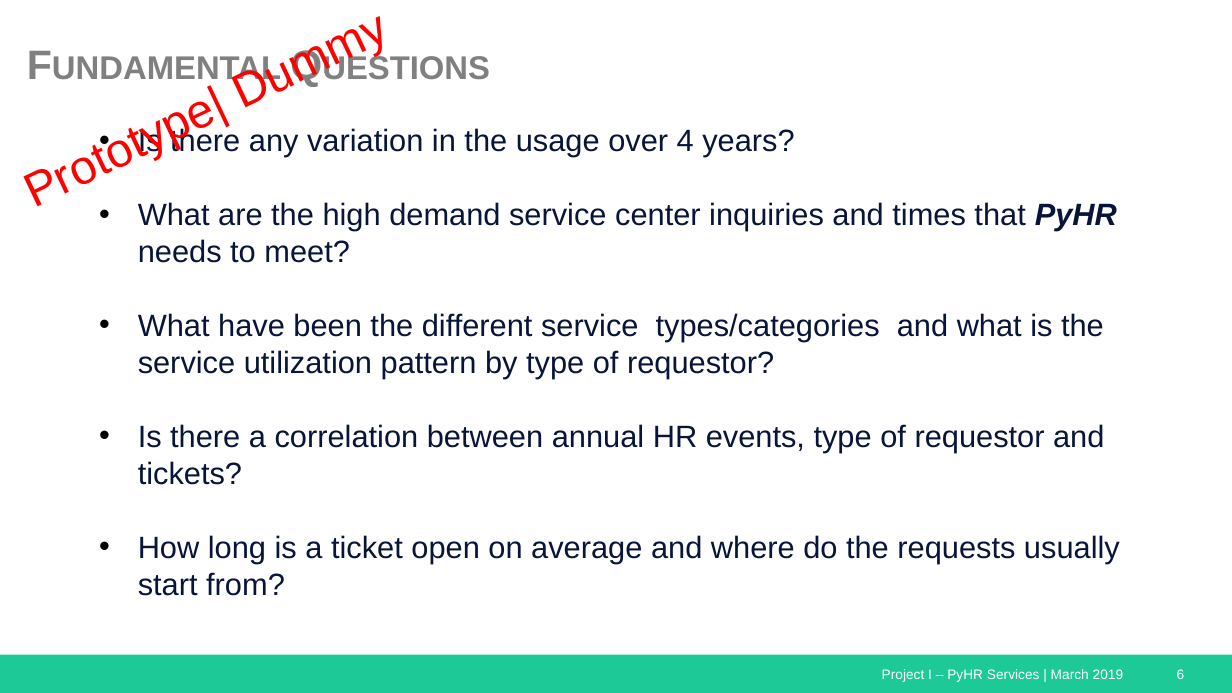
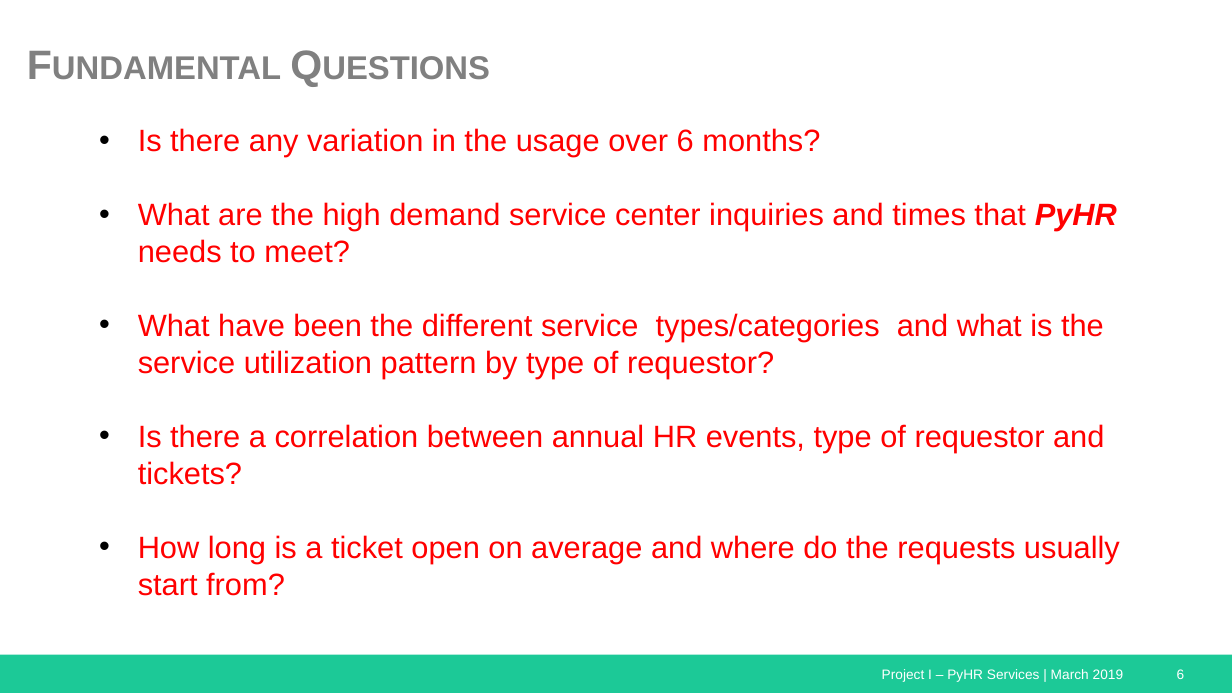
Before and after one commit to jvbonini/Project-I, a slide deck: slide 6 of Presentation/2_HRServices_Presentation_v3.pptx. Drawn at 1232x693 pixels with LibreOffice and Linux fonts; fonts in the diff are those of the drawing. Boxes give left, top, right and bottom in pixels: in the first picture for what was removed or moved away, otherwise in the second. Text is boxed around its words. In the diff, an @@ line names an element or a change of style, - is before the commit and + after.

```diff
--- a/Presentation/2_HRServices_Presentation_v3.pptx
+++ b/Presentation/2_HRServices_Presentation_v3.pptx
@@ text removed at <box>0,0,467,229</box> @@
-Prototype| Dummy
@@ text at <box>138,128,820,157</box>: text changed; text colour #081538 to #FF0000 @@
-• Is there any variation in the usage over 4 years?
+• Is there any variation in the usage over 6 months?
@@ text at <box>138,202,1120,563</box>: text colour #081538 to #FF0000 in "What are the high demand service center ...", "What have been the different service types/categories ...", "Is there a correlation between annual HR ...", "How long is a ticket open on ..." @@
```
Also in this commit, not shown: 8 other slides changed, 4 slides added, 9 slides removed, 3 other files.
